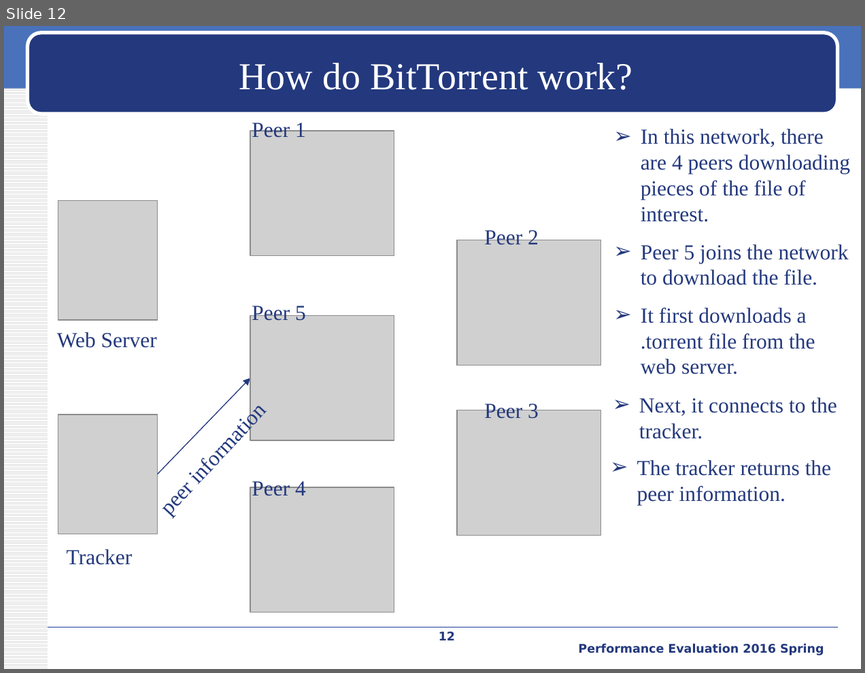
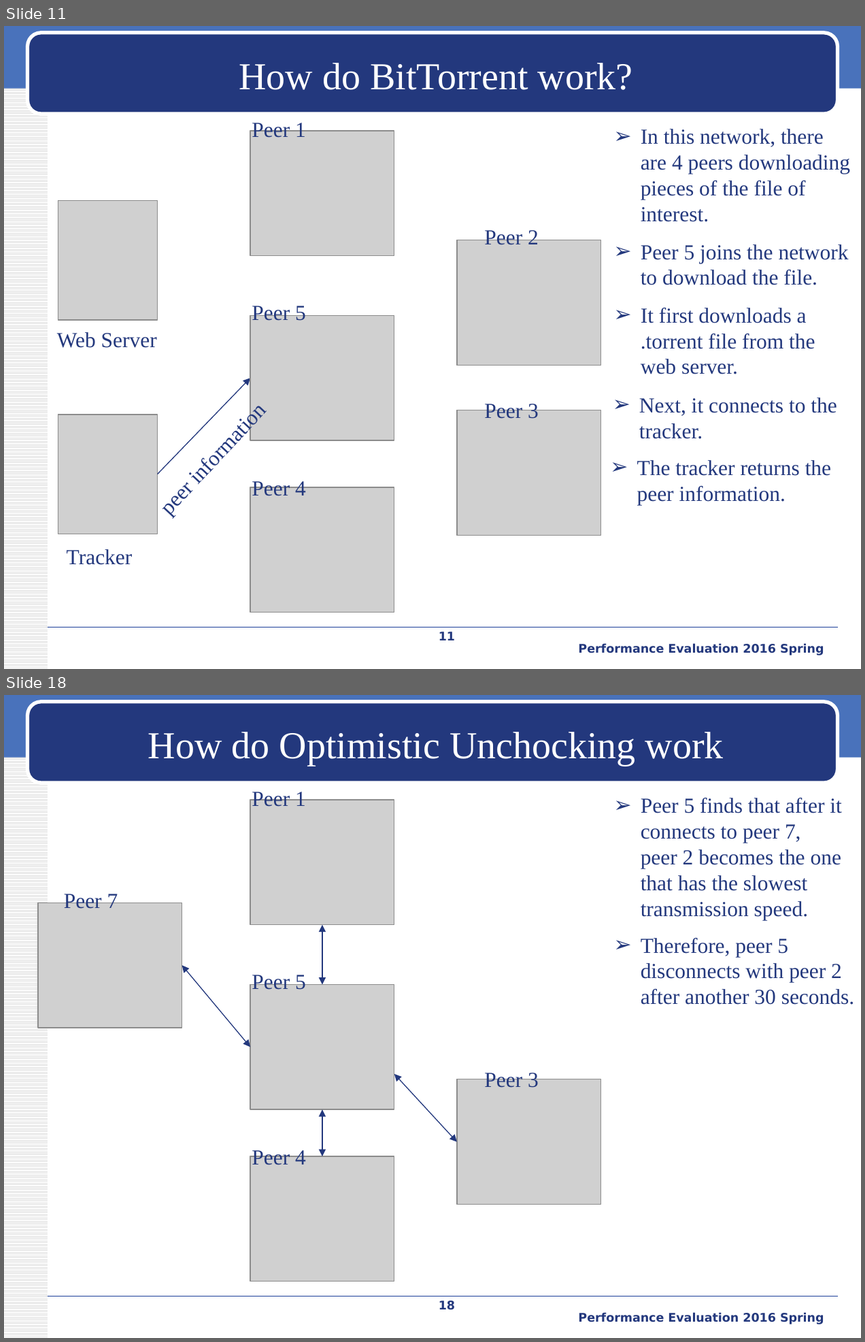
Before and after one commit to iamyuanchung/PE_104_2, a slide deck: final/BT-like-peer2peer.pptx. Shown one above the other, each under a label of ours: slide 12 before the commit, slides 11 and 18 after it; the slides between them are not shown. The pictures are 865x673 and 865x1342 pixels, drawn with LibreOffice and Linux fonts; fonts in the diff are those of the drawing; grey boxes stand for pictures; background and template pictures are left out. Boxes give left, top, right and bottom in pixels: in the first picture for what was removed or moved away, otherwise in the second. Text is boxed around its words. In the diff, an @@ line names an element or a change of style, - is before the commit and + after.

Commit message:
add slides for explaining optimistic unchocking

```diff
--- a/final/BT-like-peer2peer.pptx
+++ b/final/BT-like-peer2peer.pptx
@@ slide 18 added at (4,695,861,1338), background #FFFFFF; not listed: 4 template elements that a slide beside it also shows @@
@@ title added at (148,732,723,765), 32 pt, text #FFFFFF @@
+How do Optimistic Unchocking work
@@ text added at (252,789,306,807), 18 pt, text #23387D @@
+Peer 1
@@ picture added at (250,800,394,925) @@
@@ text added at (640,798,841,920), 18 pt, text #23387D @@
+➢ Peer 5 finds that after it
+  connects to peer 7,
+  peer 2 becomes the one
+  that has the slowest
+  transmission speed.
@@ text added at (64,891,118,909), 18 pt, text #23387D @@
+Peer 7
@@ picture added at (38,902,182,1028) @@
@@ double arrow added from (322, 925) to (322, 985), #23387D 0.75 pt @@
@@ text added at (640,938,854,1004), 18 pt, text #23387D @@
+➢ Therefore, peer 5
+  disconnects with peer 2
+  after another 30 seconds.
@@ double arrow added from (250, 1047) to (182, 965), #23387D 0.75 pt @@
@@ text added at (252,972,306,989), 18 pt, text #23387D @@
+Peer 5
@@ picture added at (250,985,394,1110) @@
@@ double arrow added from (394, 1074) to (456, 1141), #23387D 0.75 pt @@
@@ picture added at (456,1079,600,1204) @@
@@ text added at (484,1070,538,1087), 18 pt, text #23387D @@
+Peer 3
@@ double arrow added from (322, 1109) to (322, 1156), #23387D 0.75 pt @@
@@ picture added at (250,1156,394,1281) @@
@@ text added at (252,1147,306,1165), 18 pt, text #23387D @@
+Peer 4
@@ page number added at (439,1300,455,1310), 10 pt, text #23387D, bold @@
+18
@@ text added at (578,1312,824,1324), 10 pt, text #23387D, bold @@
+Performance Evaluation 2016 Spring
@@ what was slide 12 is now slide 11 @@
@@ page number at (439,631,455,640): text changed @@
-12
+11
```
Also in this commit, not shown: 4 slides changed, 5 other slides added, 1 slide removed.
